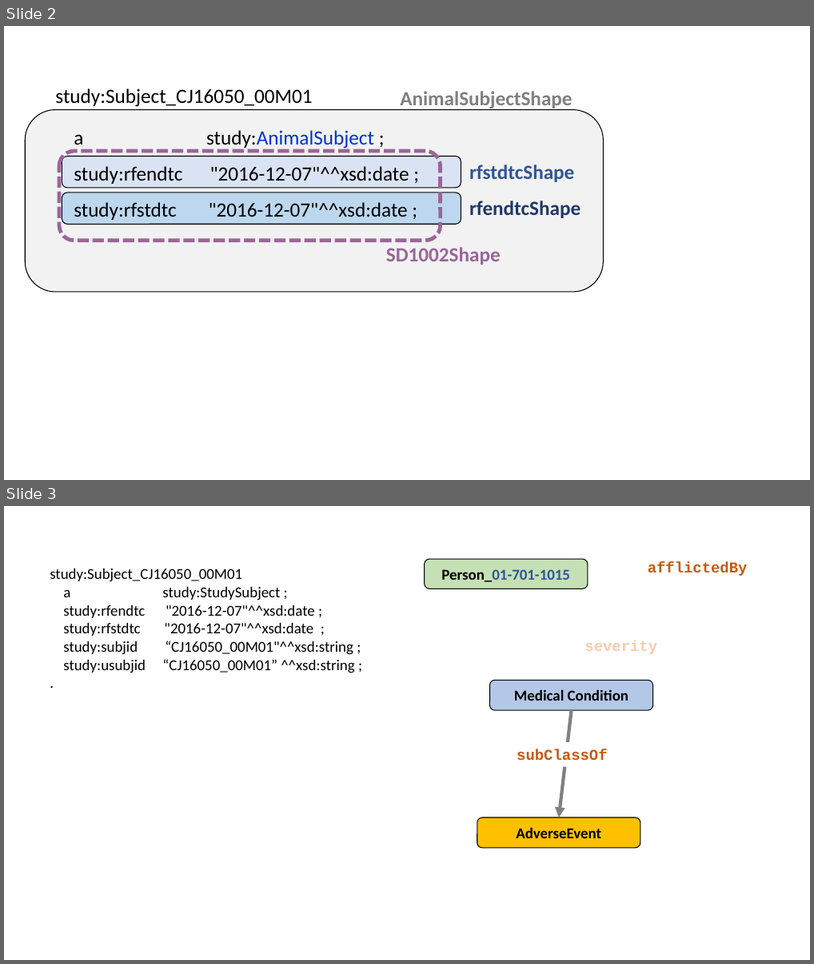
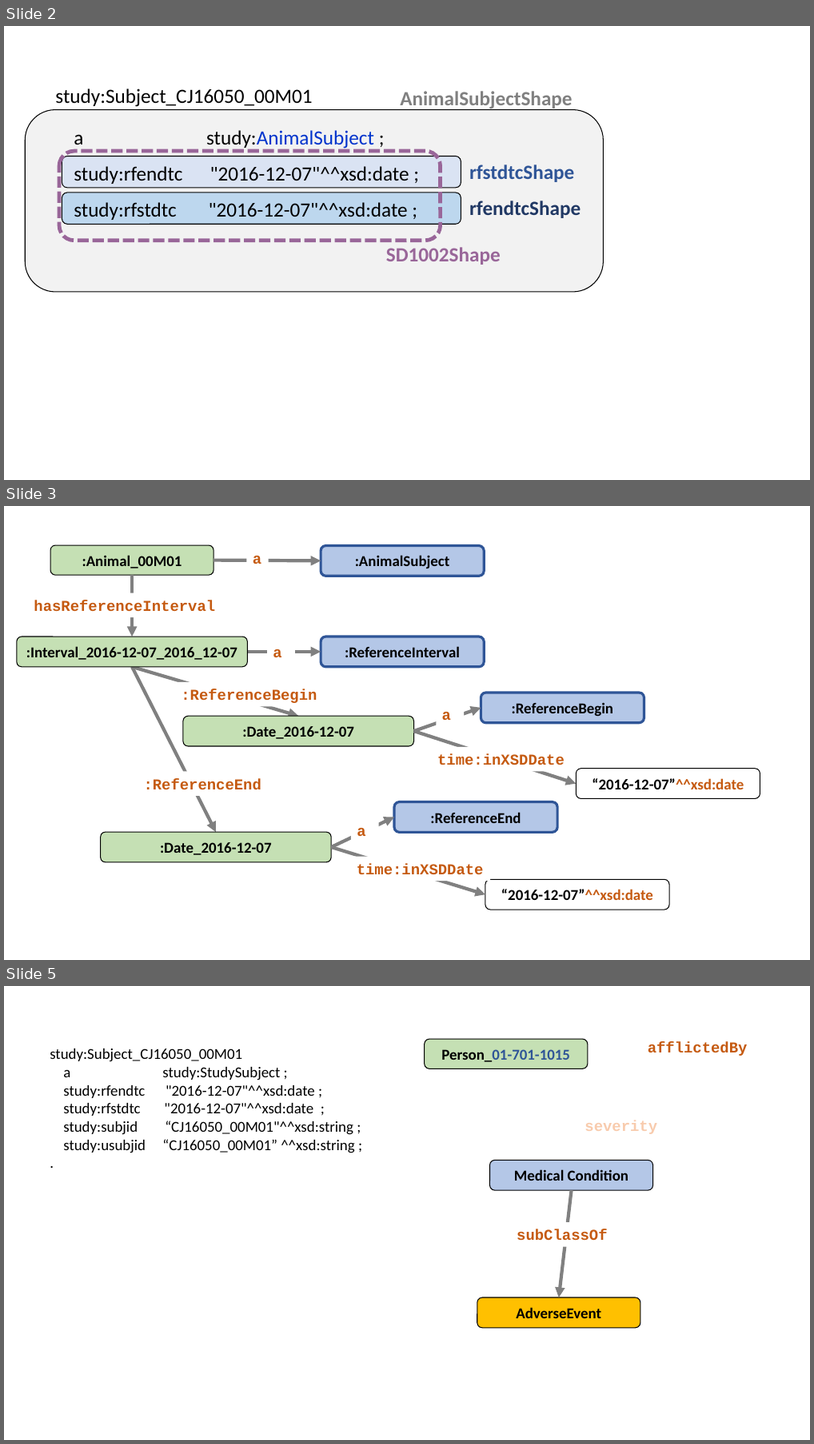
Before and after one commit to phuse-org/SENDConform, a slide deck: doc/images/ImageSources.pptx. Shown one above the other, each under a label of ours: slides 2 and 3 before the commit, slides 2, 3 and 5 after it; the slides between them are not shown. The pictures are 814x964 and 814x1444 pixels, drawn with LibreOffice and Linux fonts; fonts in the diff are those of the drawing. Boxes give left, top, right and bottom in pixels: in the first picture for what was removed or moved away, otherwise in the second. Text is boxed around its words. In the diff, an @@ line names an element or a change of style, - is before the commit and + after.

```diff
--- a/doc/images/ImageSources.pptx
+++ b/doc/images/ImageSources.pptx
@@ slide 3 added at (4, 506, 810, 960), background #FFFFFF @@
@@ rounded rectangle added at (50, 545, 214, 575), fill #C5E0B4, outline #000000 1 pt, 18 pt, text #000000, bold @@
+:Animal_00M01
@@ rounded rectangle added at (321, 546, 484, 576), fill #B4C7E7, outline #2F5597 3 pt, 18 pt, text #000000, bold @@
+:AnimalSubject
@@ arrow added from (132, 575) to (132, 636), #808080 4 pt @@
@@ arrow added from (214, 560) to (321, 560), #808080 4 pt @@
@@ text added at (253, 556, 262, 564), 18 pt, text #C55A11, bold @@
+a
@@ text added at (34, 600, 215, 611), 18 pt, text #C55A11, bold @@
+hasReferenceInterval
@@ rounded rectangle added at (17, 636, 248, 667), fill #C5E0B4, outline #000000 1 pt, 18 pt, text #000000, bold @@
+:Interval_2016-12-07_2016_12-07
@@ text added at (273, 649, 282, 657), 18 pt, text #C55A11, bold @@
+a
@@ rounded rectangle added at (321, 636, 484, 667), fill #B4C7E7, outline #2F5597 3 pt, 18 pt, text #000000, bold @@
+:ReferenceInterval
@@ arrow added from (132, 667) to (298, 716), #808080 4 pt @@
@@ arrow added from (132, 667) to (216, 832), #808080 4 pt @@
@@ arrow added from (248, 652) to (321, 652), #808080 4 pt @@
@@ text added at (181, 689, 317, 703), 18 pt, text #C55A11, bold @@
+:ReferenceBegin
@@ rounded rectangle added at (482, 692, 645, 723), fill #B4C7E7, outline #2F5597 3 pt, 18 pt, text #000000, bold @@
+:ReferenceBegin
@@ rounded rectangle added at (183, 716, 414, 746), fill #C5E0B4, outline #000000 1 pt, 18 pt, text #000000, bold @@
+:Date_2016-12-07
@@ arrow added from (414, 731) to (482, 708), #808080 4 pt @@
@@ text added at (442, 712, 451, 720), 18 pt, text #C55A11, bold @@
+a
@@ arrow added from (414, 731) to (576, 783), #808080 4 pt @@
@@ text added at (438, 754, 565, 765), 18 pt, text #C55A11, bold @@
+time:inXSDDate
@@ rounded rectangle added at (576, 768, 760, 798), fill #FFFFFF, outline #000000 1 pt, 18 pt, text #000000, bold @@
+“2016-12-07”^^xsd:date
@@ text added at (144, 778, 262, 789), 18 pt, text #C55A11, bold @@
+:ReferenceEnd
@@ arrow added from (331, 847) to (394, 817), #808080 4 pt @@
@@ rounded rectangle added at (394, 802, 558, 832), fill #B4C7E7, outline #2F5597 3 pt, 18 pt, text #000000, bold @@
+:ReferenceEnd
@@ rounded rectangle added at (101, 832, 332, 862), fill #C5E0B4, outline #000000 1 pt, 18 pt, text #000000, bold @@
+:Date_2016-12-07
@@ text added at (357, 828, 366, 836), 18 pt, text #C55A11, bold @@
+a
@@ arrow added from (331, 847) to (486, 894), #808080 4 pt @@
@@ text added at (357, 863, 484, 874), 18 pt, text #C55A11, bold @@
+time:inXSDDate
@@ rounded rectangle added at (486, 880, 670, 909), fill #FFFFFF, outline #000000 1 pt, 18 pt, text #000000, bold @@
+“2016-12-07”^^xsd:date
@@ what was slide 3 is now slide 5 @@
```
Also in this commit, not shown: 1 other slide added, 16 other files.
